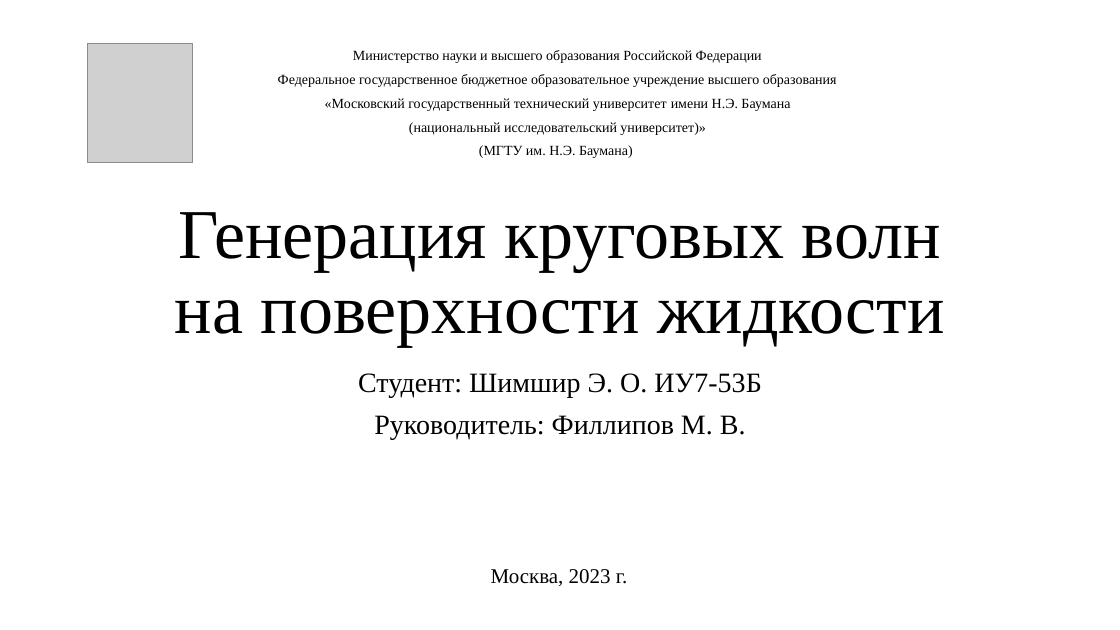
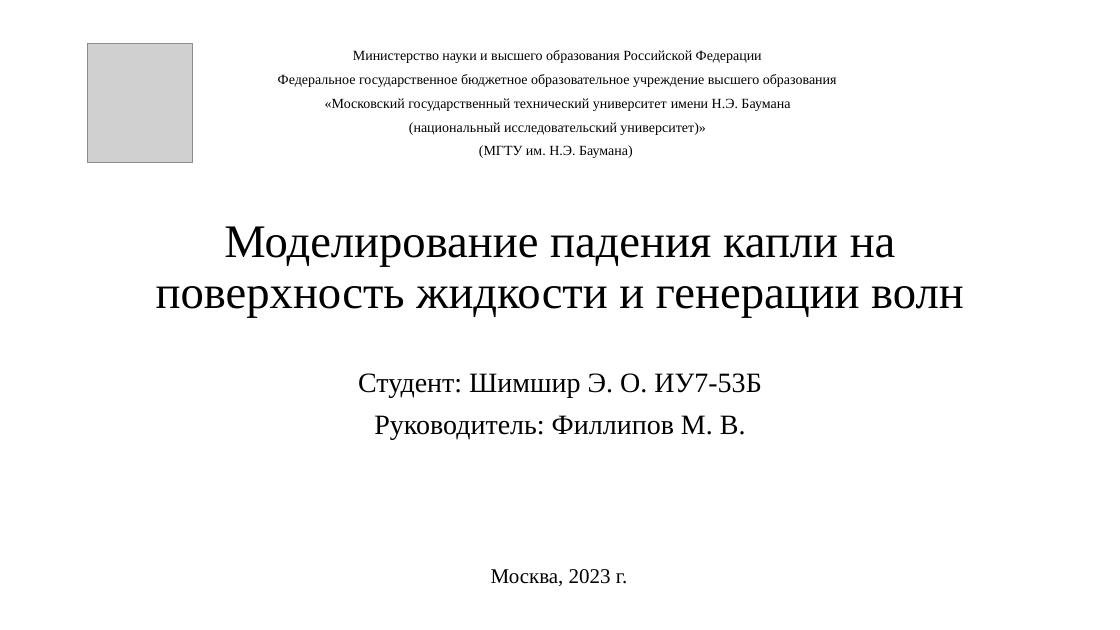
Before and after one commit to EmirShimshir/BMSTU_sem5_CG_CUR, a slide deck: slide 1 of doc/pres.pptx. Drawn at 1120x630 pixels with LibreOffice and Linux fonts; fonts in the diff are those of the drawing; grey boxes stand for pictures. Boxes give left, top, right and bottom in pixels: in the first picture for what was removed or moved away, otherwise in the second. Text is boxed around its words. In the diff, an @@ line names an element or a change of style, - is before the commit and + after.

```diff
--- a/doc/pres.pptx
+++ b/doc/pres.pptx
@@ title at <box>156,226,964,318</box>: text changed; size 60 to 40 pt @@
-Генерация круговых волн на поверхности жидкости
+Моделирование падения капли на поверхность жидкости и генерации волн
```
Also in this commit, not shown: 3 other files.
